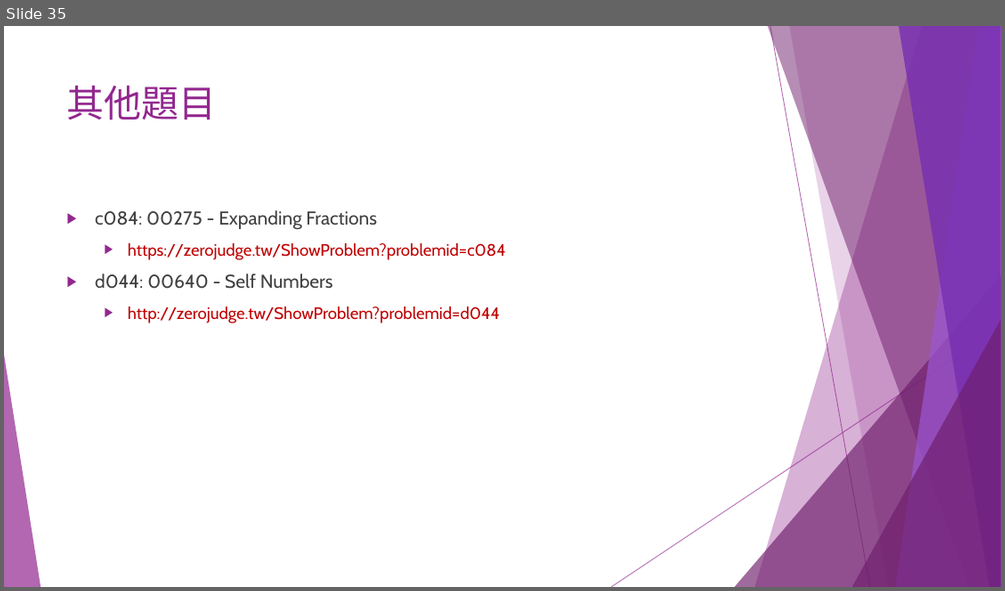
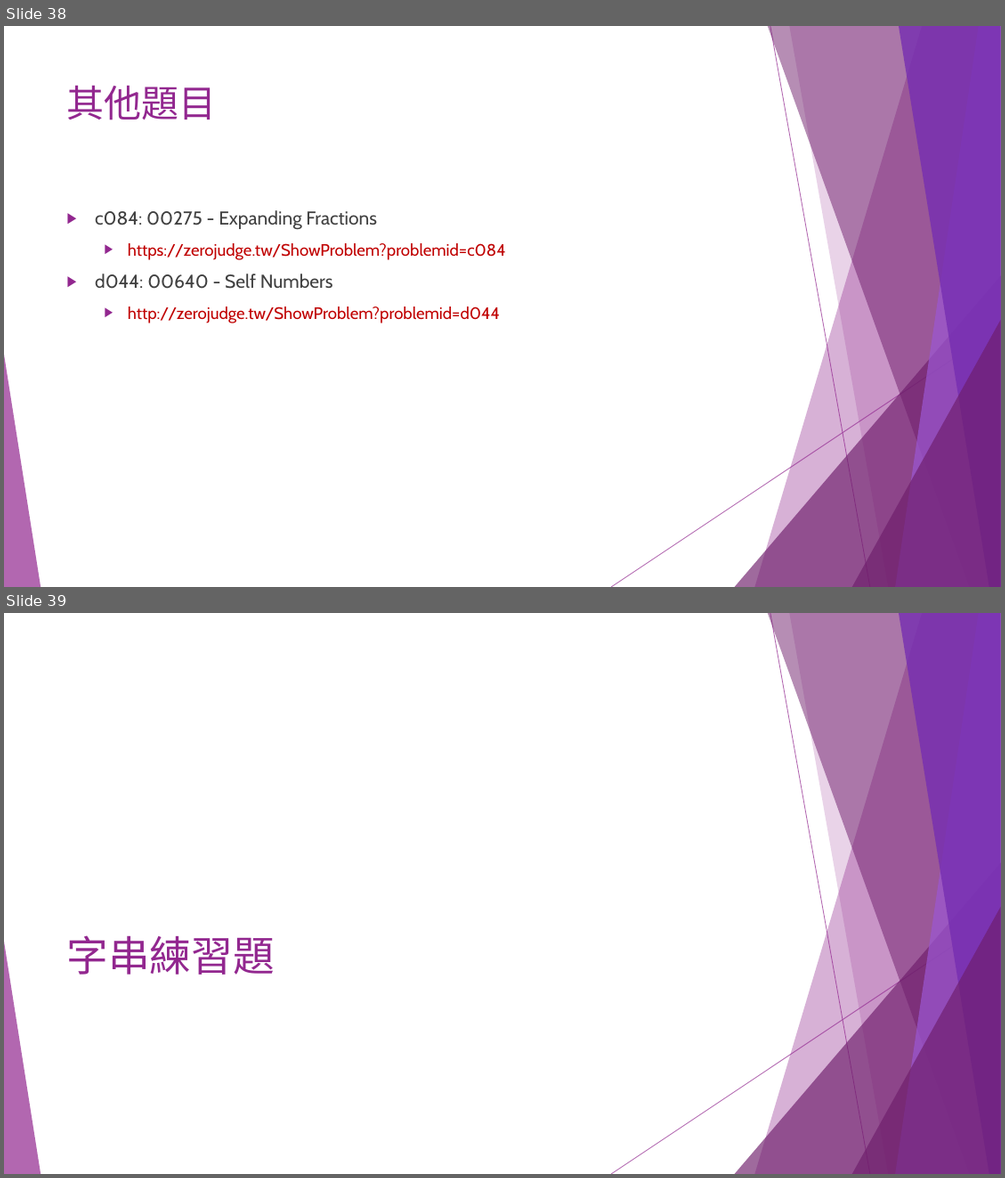
Before and after one commit to liulawsi/My_PPTs, a slide deck: CHING JIAN/C_Class/A1_邏輯思考訓練題.pptx. Shown one above the other, each under a label of ours: slide 35 before the commit, slides 38 and 39 after it. The pictures are 1005x591 and 1005x1178 pixels, drawn with LibreOffice and Linux fonts; fonts in the diff are those of the drawing. Boxes give left, top, right and bottom in pixels: in the first picture for what was removed or moved away, otherwise in the second. Text is boxed around its words. In the diff, an @@ line names an element or a change of style, - is before the commit and + after.

```diff
--- a/CHING JIAN/C_Class/A1_邏輯思考訓練題.pptx
+++ b/CHING JIAN/C_Class/A1_邏輯思考訓練題.pptx
@@ slide 39 added at <box>4,613,1001,1174</box>, background #FFFFFF; not listed: 10 template elements that a slide beside it also shows @@
@@ title added at <box>67,935,275,974</box>, 40 pt, text #92278F @@
+字串練習題
@@ what was slide 35 is now slide 38 @@
```
Also in this commit, not shown: 4 slides changed, 11 other slides added.
